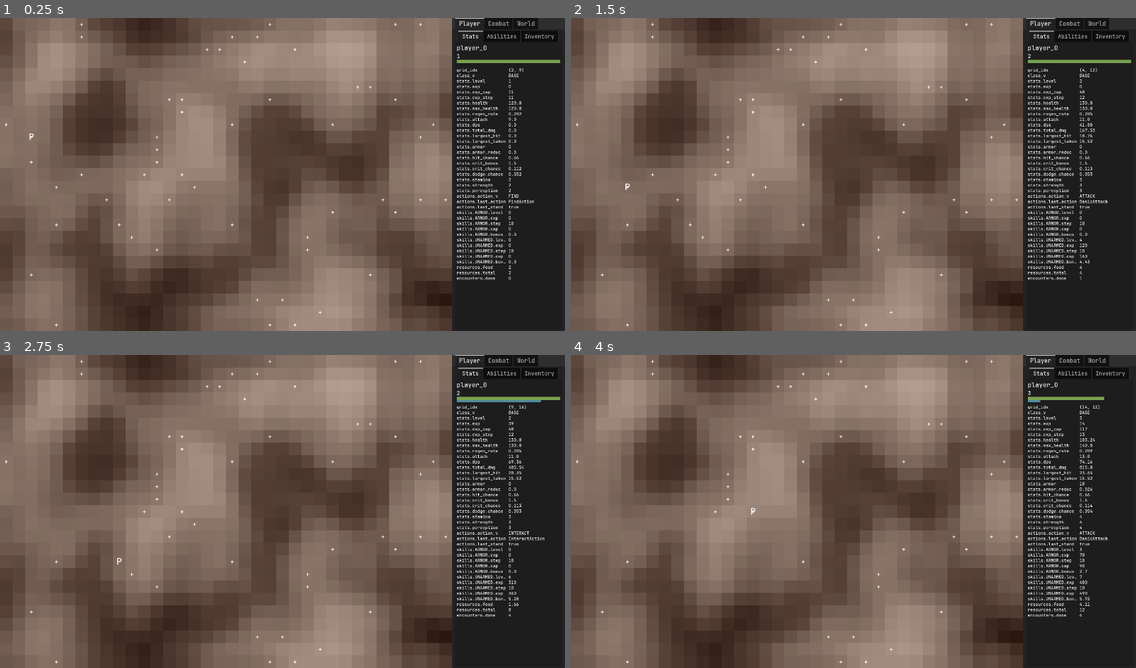
Above: before the commit, frames 1-4 (two rows, left to right).
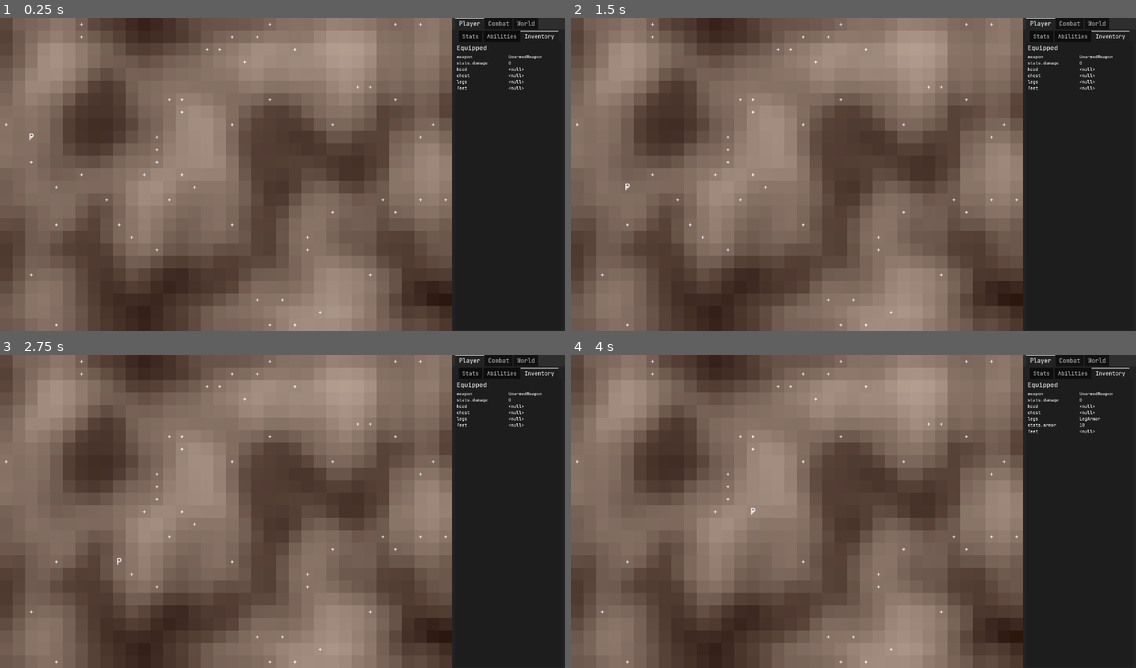
Above: after the commit, the same moments.

Repository: crystalfiction/rpg-simulator
Game: Godot game, scene res://src/controllers/world/world_controller.tscn
The game is run twice, just before and just after one commit, with the same random seed, the same clock (stepped at 60 frames per second) and the same inputs.
Inputs:
- Up to frame 1 (0.25 s): no input
- Up to frame 2 (1.5 s): hold - (world_tick_dec) 0.53-1.28 s; tap = (world_tick_inc) at 1.35 s
- Up to frame 3 (2.75 s): hold - (world_tick_dec) from 2.03 s (still down)
- Up to frame 4 (4 s): tap Enter at 2.75 s; release - (world_tick_dec) at 2.78 s; tap = (world_tick_inc) at 2.85 s; hold - (world_tick_dec) from 3.53 s (still down)

The runs differ from the first frame. In frame 1, 2.3% of the frame differs, in the area x 80-100%, y 4-84%; in frame 2, 2.4%; in frame 3, 2.5%; in frame 4, 2.4%.

Commit message:
inventory equipment propery displays its stats in inventory UI

Diff:
--- a/src/controllers/entities/inventory_controller.gd
+++ b/src/controllers/entities/inventory_controller.gd
@@ -25,6 +25,8 @@
 	if item == null or item not in items:
 		return false
 	items.erase(item)
+	self.entity.data.inventory.bags = self.items
+	self.entity.data.inventory.items = self.entity.data.inventory.controller.get_item_count()
 	return true
 
 
@@ -33,6 +35,8 @@
 	if index < 0 or index >= items.size():
 		return false
 	items.remove_at(index)
+	self.entity.data.inventory.bags = self.items
+	self.entity.data.inventory.items = self.entity.data.inventory.controller.get_item_count()
 	return true
 
 
--- a/src/controllers/entities/player/player_controller.gd
+++ b/src/controllers/entities/player/player_controller.gd
@@ -173,12 +173,6 @@
 			FileLogger.log_message(self,
 				p.name + " has equipped a new " +
 				equipment_string)
-		# if so,
-		else:
-			# add to bag
-			p.data.inventory.controller.add_item(new_item)
-			FileLogger.log_message(self,
-				"A new " + equipment_string + " has been added to bags")
 
 	# check if level_up
 	var level_up = false
--- a/src/controllers/ui/ui_controller.gd
+++ b/src/controllers/ui/ui_controller.gd
@@ -12,11 +12,6 @@
 @export var player_stats: GridContainer
 @export var player_abilities: GridContainer
 @export var player_equipped: GridContainer
-@export var player_bags: GridContainer
-@export var player_bag_controls: VBoxContainer
-@export var bag_item_select: OptionButton
-@export var bag_equip_btn: Button
-@export var bag_delete_btn: Button
 @export var enemy_combat_vitals: GridContainer
 
 var label_settings: LabelSettings
@@ -106,7 +101,6 @@
 			entry.data.queue_free()
 	# remove label entry ref
 	curr_labels.erase(entry)
-	self.labels = curr_labels
 
 
 ## removes labels and label entries with invalid objects
@@ -206,7 +200,7 @@
 	var new_level_label = Label.new()
 	new_level_label.add_theme_font_override(
 		"font", preload("res://src/assets/JetBrainsMono-Medium.ttf"))
-	new_level_label.add_theme_font_size_override("font_size", 14)
+	# new_level_label.add_theme_font_size_override("font_size", 14)
 	new_level_label.text = str(entity.data.stats.level)
 	self[container].add_child(new_level_label)
 
@@ -217,6 +211,22 @@
 	new_level_entry.data = new_level_label
 	new_level_entry.container = container
 	curr_labels.append(new_level_entry)
+
+	# health label
+	var new_health_label = Label.new()
+	new_health_label.add_theme_font_override(
+		"font", preload("res://src/assets/JetBrainsMono-Medium.ttf"))
+	new_health_label.add_theme_font_size_override("font_size", 14)
+	new_health_label.text = str(entity.data.stats.health)
+	self[container].add_child(new_health_label)
+
+	var new_health_entry = self.label_entry.duplicate()
+	new_health_entry.obj = entity
+	new_health_entry.path = "stats.health"
+	new_health_entry.name = new_health_label
+	new_health_entry.data = new_health_label
+	new_health_entry.container = container
+	curr_labels.append(new_health_entry)
 
 	# health bar
 	var new_health_bar = ProgressBar.new()
@@ -278,108 +288,32 @@
 
 ## handles creation of inventory equipment view
 func _make_inventory_equipped(p: Player, curr_labels: Array):
+	# make name, data labels for each equipped slot
 	var equipped: Dictionary = p.data.inventory.equipped
 	for key in equipped:
-		# make name/item labels
+		# make slot, item name labels
 		var curr_slot = equipped[key]
 		var path = "inventory.equipped." + key
-		_make_stat_label(
-			p, key, path, curr_slot,
-			"player_equipped", curr_labels)
-
-
-func _handle_bag_controls(
-	p: Player, path: String, curr_labels: Array
-):
-	var item_select: OptionButton = self.player_bag_controls.get_child(0)
-	var keys = path.split(".", false, 0)
-	var curr_data = p.data
-	for key in keys:
-		if key.is_valid_int():
-			key = key.to_int()
-		curr_data = curr_data[key]
-
-	var item_id = int(keys[keys.size() - 1]) # bag array index
-	var item_string = curr_data.get_script().get_global_name()
-	item_select.add_item(item_string, item_id)
-
-
-## handles item equipment for bag equipment buttons
-func _handle_bag_equip(p: Player, options: OptionButton) -> bool:
-	# get selected item
-	var selected = options.get_selected_id()
-	if selected < 0:
-		return false
-
-	# format new item
-	var new_item = p.data.inventory.bags[selected]
-	var curr_item = null
-	if new_item is Weapon:
-		curr_item = p.data.inventory.equipped.weapon
-	elif new_item is Armor:
-		var slot = new_item.get_armor_slot_string().to_lower()
-		curr_item = p.data.inventory.equipped[slot]
-	# swap item at selected index with currently equipped item
-	p.data.inventory.bags[selected] = curr_item
-	# equip selected item
-	p.data.inventory.controller.equip_item(new_item)
-	return true
-
-
-## handles bag deletion for player inventory items
-func _handle_bag_delete(p: Player, options: OptionButton, curr_labels: Array):
-	# get selected item
-	var selected = options.get_selected_id()
-	if selected < 0:
-		return
-
-	# remove label entries/labels first to avoid update errors
-	var curr_item = p.data.inventory.bags[selected]
-	for l in curr_labels:
-		# get item labels
-		if l.path.contains("inventory.bags."):
-			_remove_label_entry(l, curr_labels)
-
-	# remove item from items/bags
-	p.data.inventory.controller.remove_item(curr_item)
-
-	# remove selected option after processing with its data
-	options.remove_item(selected)
-	options.selected = 0 if options.item_count > 0 else -1
-
-## handles creation of inventory bags view
-func _make_inventory_bags(p: Player, curr_labels: Array):
-	var bags: Array = p.data.inventory.bags
-	var i = 0
-	if not bags.is_empty():
-		for item in bags:
-			var obj_labels = _check_obj_labels(p, "player_bags", curr_labels)
-			var is_obj_labels = obj_labels[0]
-			var path = "inventory.bags." + str(i)
-			# if no obj labels,
-			if not is_obj_labels:
-				# make labels
-				_make_stat_label(
-					p, str(i), path, item,
-					"player_bags", curr_labels)
-				_handle_bag_controls(p, path, curr_labels)
-
-			# if obj labels,
-			else:
-				# check if current bag slot label exists
-				var label_paths = []
-				for l in obj_labels[1]:
-					label_paths.append(l.path)
-
-				if path not in label_paths:
-					# make item stat label
+		var curr_entry = curr_labels.find_custom(func(l): return l.path == path)
+		var labels_exist = curr_entry > 0
+		if not labels_exist:
+			_make_stat_label(
+				p, key, path, curr_slot,
+				"player_equipped", curr_labels)
+
+		# make item stat labels if item equipped
+		if labels_exist && curr_slot != null:
+			var item_stats = curr_slot.data.stats
+			for k in item_stats:
+				var stat_data = item_stats[k]
+				var item_path = path + ".data.stats." + k
+				var item_labels_exist = curr_labels.find_custom(func(l): return l.path == item_path) > 0
+				if not item_labels_exist:
+					# get inventory slot data label as sibling
+					var sibling_node = curr_labels[curr_entry].data
 					_make_stat_label(
-						p, str(i), path, item,
-						"player_bags", curr_labels)
-					_handle_bag_controls(p, path, curr_labels)
-
-			# increment index
-			i += 1
+						p, k, item_path, stat_data,
+						"player_equipped", curr_labels, sibling_node)
 
 
 ## recursively traverses obj data dictionaries and creates labels
@@ -437,13 +371,23 @@
 	path: String,
 	data: Variant,
 	container: String,
-	curr_labels: Array
+	curr_labels: Array,
+	sibling: Node = null
 ):
 	# name label
 	var new_name_label = Label.new()
 	new_name_label.label_settings = self.label_settings
 	new_name_label.name = key
-	new_name_label.text = path
+
+	# format name labels
+	var path_formatted = path
+	if path_formatted == "inventory.equipped." + key:
+		path_formatted = path_formatted.replace("inventory.equipped.", "")
+	if path_formatted.contains("inventory.equipped"):
+		path_formatted = ".".join(
+			[path_formatted.get_slice(".", 4), path_formatted.get_slice(".", 5)])
+	new_name_label.text = path_formatted
+
 	# force width clipping
 	new_name_label.text_overrun_behavior = TextServer.OVERRUN_TRIM_ELLIPSIS
 	new_name_label.custom_minimum_size.x = 128
@@ -467,8 +411,17 @@
 	new_label_entry.container = container
 
 	# add to tree
-	self[container].add_child(new_name_label)
-	self[container].add_child(new_data_label)
+	# if sibling node passed,
+	if sibling:
+		# add labels as siblings
+		sibling.add_sibling(new_name_label)
+		new_name_label.add_sibling(new_data_label)
+
+	# no sibling passed,
+	else:
+		# add child at end
+		self[container].add_child(new_name_label)
+		self[container].add_child(new_data_label)
 
 	# add to label entries ref
 	curr_labels.append(new_label_entry)
@@ -563,23 +516,8 @@
 	if is_instance_valid(p):
 		# and if not queued for deletion,
 		if not p.is_queued_for_deletion():
-			var equipped_labels = _check_obj_labels(p, "player_equipped", curr_labels)
-			var is_equipped_labels = equipped_labels.front()
-			if not is_equipped_labels:
-				_make_inventory_equipped(p, curr_labels)
-
-			# make bag labels
-			_make_inventory_bags(p, curr_labels)
-
-			# make bag controls
-			if not self.bag_equip_btn.is_connected("pressed", _handle_bag_equip):
-				self.bag_equip_btn.pressed.connect(
-					_handle_bag_equip.bind(p, self.bag_item_select)
-				)
-			if not self.bag_delete_btn.is_connected("pressed", _handle_bag_delete):
-				self.bag_delete_btn.pressed.connect(
-					_handle_bag_delete.bind(p, self.bag_item_select, self.labels)
-				)
+			# make inventory labels
+			_make_inventory_equipped(p, curr_labels)
 
 
 ## handles the creation of the combat panel items such as combat vitals
@@ -593,7 +531,6 @@
 			var container_children = self.player_combat_vitals.get_children()
 			if container_children.is_empty():
 				_make_entity_vitals(p, "player_combat_vitals", curr_labels)
-
 	# player invalid,
 	else:
 		# delete lingering labels
@@ -615,7 +552,6 @@
 					var container_children = self.enemy_combat_vitals.get_children()
 					if container_children.is_empty():
 						_make_entity_vitals(e, "enemy_combat_vitals", curr_labels)
-
 	# enemies array empty,
 	else:
 		# delete lingering labels
@@ -651,6 +587,9 @@
 			# account for array indexes
 			if entry_data is Array && k.is_valid_int():
 				k = int(k)
+				# skip if key out of bounds
+				if k > entry_data.size() - 1:
+					return
 
 			# account for script objects
 			if entry_data is GDScript:
@@ -668,15 +607,20 @@
 			# update label entry data
 			entry_data = entry_data[k]
 
-			# format entry data
+		# determine what is being updated,
+		# if label,
+		if entry.data is Label:
+			# format text
 			if is_instance_valid(entry_data):
+				# if armor or weapon,
 				if entry_data is Armor or entry_data is Weapon:
+					# make text class name
 					entry_data = entry_data.get_script().get_global_name()
 
-		# determine what is being updated,
-		if entry.data is Label:
 			# update label text if label
 			entry.data.text = str(entry_data)
+
+		# if progress bar,
 		elif entry.data is ProgressBar:
 			# check which bar is being updated,
 			if (
@@ -702,10 +646,6 @@
 	if not self.labels.is_empty():
 		_remove_invalids(self.labels)
 
-	# update label data
-	if not self.labels.is_empty():
-		_update_label_entries(self.labels)
-
 	# if world valid,
 	if is_instance_valid(self.world):
 		# handle world panel
@@ -733,3 +673,7 @@
 	else:
 		# remove invalid labels
 		_remove_invalids(self.labels)
+
+	# update label data
+	if not self.labels.is_empty():
+		_update_label_entries(self.labels)
--- a/src/controllers/ui/ui_controller.tscn
+++ b/src/controllers/ui/ui_controller.tscn
@@ -3,7 +3,7 @@
 [ext_resource type="Script" uid="uid://ce6ie113viqdg" path="res://src/controllers/ui/ui_controller.gd" id="1_2yfeh"]
 [ext_resource type="FontFile" uid="uid://dvjb12pu7hof1" path="res://src/assets/JetBrainsMono-Medium.ttf" id="2_1mjrn"]
 
-[node name="UiController" type="Control" unique_id=694900400 …(102 unchanged characters)… "player_abilities", "player_equipped", "player_bags", "player_bag_controls", "bag_item_select", "bag_equip_btn", "bag_delete_btn", "enemy_combat_vitals")]
+[node name="UiController" type="Control" unique_id=694900400 …(102 unchanged characters)… "player_abilities", "player_equipped", "enemy_combat_vitals")]
 top_level = true
 layout_mode = 3
 anchors_preset = 11
@@ -20,11 +20,6 @@
 player_stats = NodePath("PanelContainer/MarginContainer/VBoxContainer/TabContainer/Player/TabContainer/Stats/ScrollContainer/VBoxContainer/PlayerStats")
 player_abilities = NodePath("PanelContainer/MarginContainer/VBoxContainer/TabContainer/Player/TabContainer/Abilities/Abilities")
 player_equipped = NodePath("PanelContainer/MarginContainer/VBoxContainer/TabContainer/Player/TabContainer/Inventory/HFlowContainer/Equipped2")
-player_bags = NodePath("PanelContainer/MarginContainer/VBoxContainer/TabContainer/Player/TabContainer/Inventory/HFlowContainer/BagItems")
-player_bag_controls = NodePath("PanelContainer/MarginContainer/VBoxContainer/TabContainer/Player/TabContainer/Inventory/HFlowContainer/BagControls")
-bag_item_select = NodePath("PanelContainer/MarginContainer/VBoxContainer/TabContainer/Player/TabContainer/Inventory/HFlowContainer/BagControls/OptionButton")
-bag_equip_btn = NodePath("PanelContainer/MarginContainer/VBoxContainer/TabContainer/Player/TabContainer/Inventory/HFlowContainer/BagControls/HBoxContainer/BagEquipBtn")
-bag_delete_btn = NodePath("PanelContainer/MarginContainer/VBoxContainer/TabContainer/Player/TabContainer/Inventory/HFlowContainer/BagControls/HBoxContainer/BagDeleteBtn")
 enemy_combat_vitals = NodePath("PanelContainer/MarginContainer/VBoxContainer/TabContainer/Combat/VBoxContainer/EnemyVitals")
 
 [node name="PanelContainer" type="PanelContainer" parent="." unique_id=459534008]
@@ -65,9 +60,10 @@
 layout_mode = 2
 theme_override_fonts/font = ExtResource("2_1mjrn")
 theme_override_font_sizes/font_size = 14
-current_tab = 0
+current_tab = 2
 
 [node name="Stats" type="MarginContainer" parent="PanelContainer/MarginContainer/VBoxContainer/TabContainer/Player/TabContainer" unique_id=394951077]
+visible = false
 layout_mode = 2
 theme_override_constants/margin_left = 4
 theme_override_constants/margin_top = 4
@@ -109,7 +105,6 @@
 columns = 2
 
 [node name="Inventory" type="MarginContainer" parent="PanelContainer/MarginContainer/VBoxContainer/TabContainer/Player/TabContainer" unique_id=448238365]
-visible = false
 layout_mode = 2
 theme_override_constants/margin_left = 4
 theme_override_constants/margin_top = 4
@@ -129,37 +124,6 @@
 layout_mode = 2
 theme_override_constants/v_separation = 0
 columns = 2
-
-[node name="Bags" type="Label" parent="PanelContainer/MarginContainer/VBoxContainer/TabContainer/Player/TabContainer/Inventory/HFlowContainer" unique_id=136684474]
-layout_mode = 2
-theme_override_fonts/font = ExtResource("2_1mjrn")
-text = "Bags"
-
-[node name="BagItems" type="GridContainer" parent="PanelContainer/MarginContainer/VBoxContainer/TabContainer/Player/TabContainer/Inventory/HFlowContainer" unique_id=940241521]
-layout_mode = 2
-theme_override_constants/v_separation = 0
-columns = 2
-
-[node name="BagControls" type="VBoxContainer" parent="PanelContainer/MarginContainer/VBoxContainer/TabContainer/Player/TabContainer/Inventory/HFlowContainer" unique_id=1866455042]
-layout_mode = 2
-
-[node name="OptionButton" type="OptionButton" parent="PanelContainer/MarginContainer/VBoxContainer/TabContainer/Player/TabContainer/Inventory/HFlowContainer/BagControls" unique_id=884946078]
-layout_mode = 2
-theme_override_fonts/font = ExtResource("2_1mjrn")
-theme_override_font_sizes/font_size = 13
-
-[node name="HBoxContainer" type="HBoxContainer" parent="PanelContainer/MarginContainer/VBoxContainer/TabContainer/Player/TabContainer/Inventory/HFlowContainer/BagControls" unique_id=1020550372]
-layout_mode = 2
-
-[node name="BagEquipBtn" type="Button" parent="PanelContainer/MarginContainer/VBoxContainer/TabContainer/Player/TabContainer/Inventory/HFlowContainer/BagControls/HBoxContainer" unique_id=1113555337]
-layout_mode = 2
-size_flags_horizontal = 3
-text = "Equip"
-
-[node name="BagDeleteBtn" type="Button" parent="PanelContainer/MarginContainer/VBoxContainer/TabContainer/Player/TabContainer/Inventory/HFlowContainer/BagControls/HBoxContainer" unique_id=169553931]
-layout_mode = 2
-size_flags_horizontal = 3
-text = "Delete"
 
 [node name="Combat" type="MarginContainer" parent="PanelContainer/MarginContainer/VBoxContainer/TabContainer" unique_id=2032826631]
 visible = false
Not shown, changed: README.md
